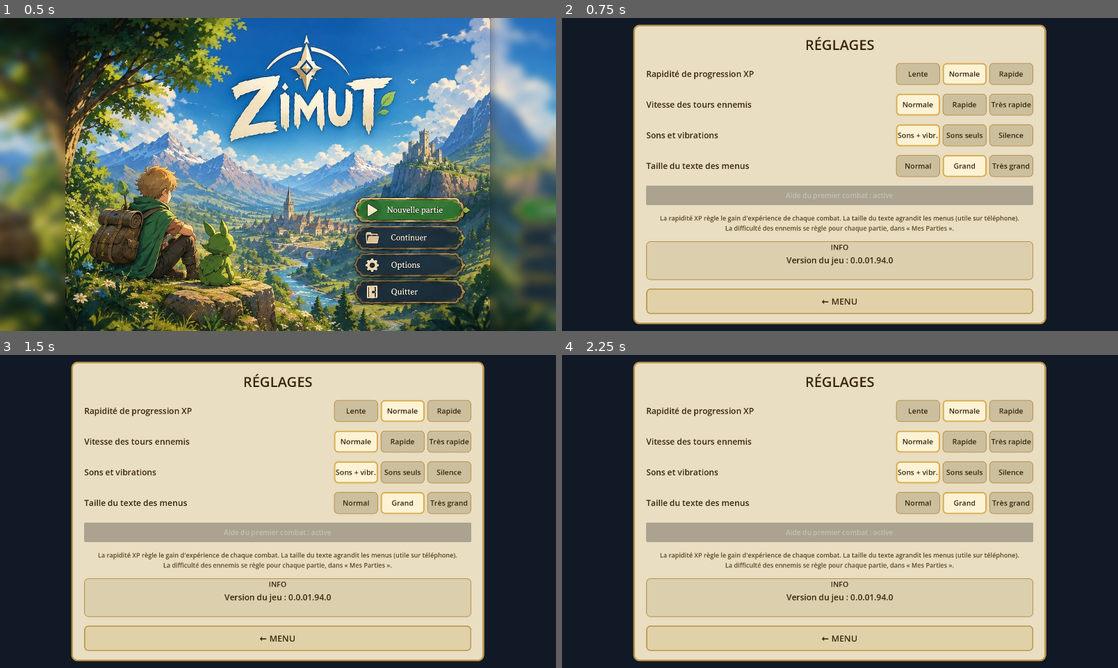
Above: before the commit, frames 1-4 (two rows, left to right).
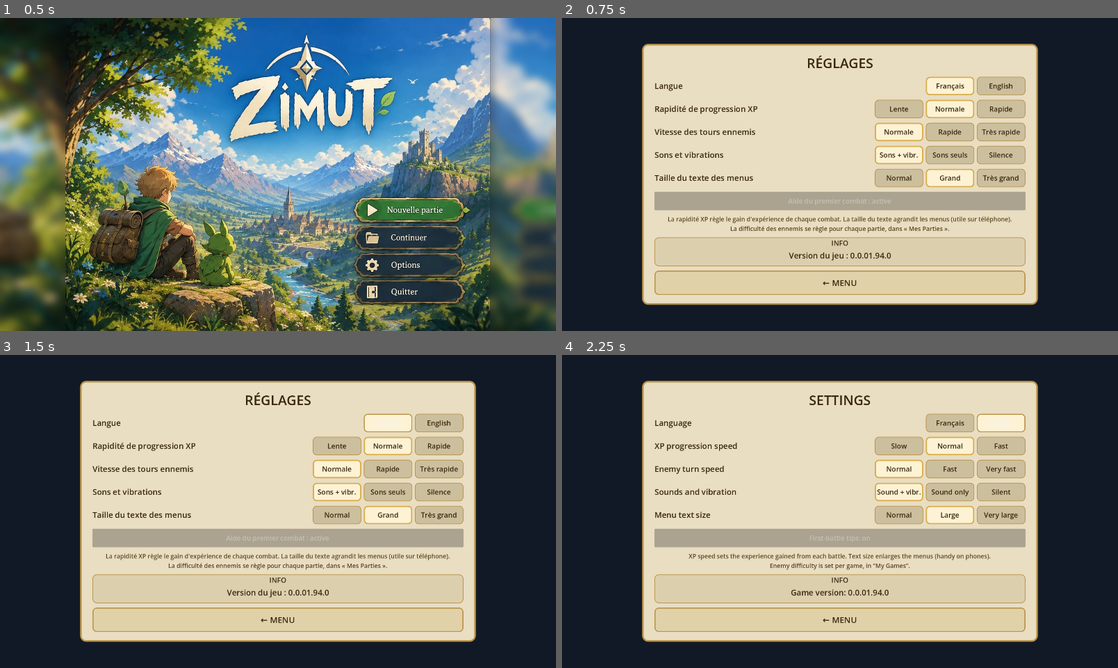
Above: after the commit, the same moments.

Repository: CharlieG42/Zimut
Game: Godot game, scene res://scenes/MainMenu.tscn
The game is run twice, just before and just after one commit, with the same random seed, the same clock (stepped at 60 frames per second) and the same inputs.
Inputs (mouse positions are in pixels of both pictures, inside the frame that each line leads up to):
- Up to frame 1 (0.5 s): no input
- Up to frame 2 (0.75 s): click (973, 265) at 0.5 s
- Up to frame 3 (1.5 s): click (389, 423) at 1.25 s, where only the run after the commit has a clickable "Français"
- Up to frame 4 (2.25 s): click (1001, 423) at 2 s, where only the run after the commit has a clickable "English"

Frame 1 is identical in both runs. In frame 2, 31% of the frame differs, in the area x 12-88%, y 2-98%; in frame 3, 31%; in frame 4, 31%.

Commit message:
Langue : choix Français / English dans les Réglages (table data/i18n/en.txt, traduction automatique des textes)
Co-Authored-By: Claude Opus 5.5 <noreply@anthropic.com>
Claude-Session: https://claude.ai/code/session_01TAibbYEMujBagH9941oXR3

Diff:
--- a/prototype/zimut/project.godot
+++ b/prototype/zimut/project.godot
@@ -25,6 +25,7 @@
 Music="*res://scripts/Music.gd"
 ProgressionManager="*res://scripts/ProgressionManager.gd"
 GameSettings="*res://scripts/GameSettings.gd"
+Loc="*res://scripts/Loc.gd"
 
 [display]
 
@@ -59,3 +60,7 @@
 2d/renderer/2d/texture_filter_mode="nearest"
 
 textures/vram_compression/import_etc2_astc=true
+
+[internationalization]
+
+locale/fallback="fr"
--- a/prototype/zimut/scripts/Cell.gd
+++ b/prototype/zimut/scripts/Cell.gd
@@ -196,7 +196,7 @@
 		_outline(_diamond(0.98), Color(1, 1, 1, 0.95), 2.5)
 		if path_cost > 0:
 			var font: Font = ThemeDB.fallback_font
-			draw_string_outline(font, Vector2(-30, 8), "%d PM" % path_cost, HORIZONTAL_ALIGNMENT_CENTER, 60, 20, 6, Color(0, 0, 0, 0.9))
-			draw_string(font, Vector2(-30, 8), "%d PM" % path_cost, HORIZONTAL_ALIGNMENT_CENTER, 60, 20, Color(1, 1, 0.8))
+			draw_string_outline(font, Vector2(-30, 8), Loc.t("%d PM" % path_cost), HORIZONTAL_ALIGNMENT_CENTER, 60, 20, 6, Color(0, 0, 0, 0.9))
+			draw_string(font, Vector2(-30, 8), Loc.t("%d PM" % path_cost), HORIZONTAL_ALIGNMENT_CENTER, 60, 20, Color(1, 1, 0.8))
 	if flash > 0.0:
 		draw_colored_polygon(_diamond(1.0), Color(1, 0.95, 0.7, flash * 0.6))
--- a/prototype/zimut/scripts/GameSettings.gd
+++ b/prototype/zimut/scripts/GameSettings.gd
@@ -31,6 +31,8 @@
 var difficulty: int = 1
 var combat_speed: int = 0
 ## Sons d'effets / vibrations (V18)
+## Langue : "fr" ou "en" (voir Loc.gd)
+var language: String = "fr"
 var sfx_on: bool = true
 var haptics_on: bool = true
 var xp_speed: int = 1
@@ -57,6 +59,7 @@
 	tutorial_done = bool(parsed.get("tutorial_done", tutorial_done))
 	combat_speed = clampi(int(parsed.get("combat_speed", combat_speed)), 0, COMBAT_SPEEDS.size() - 1)
 	sfx_on = bool(parsed.get("sfx_on", sfx_on))
+	language = String(parsed.get("language", language))
 	haptics_on = bool(parsed.get("haptics_on", haptics_on))
 	_apply_sfx()
 
@@ -65,7 +68,7 @@
 	if f == null:
 		push_error("Impossible d'écrire les réglages")
 		return
-	f.store_string(JSON.stringify({"difficulty": difficulty, "xp_speed": xp_speed, "text_size": text_size, "tutorial_done": tutorial_done, "combat_speed": combat_speed, "sfx_on": sfx_on, "haptics_on": haptics_on}, "\t"))
+	f.store_string(JSON.stringify({"difficulty": difficulty, "xp_speed": xp_speed, "text_size": text_size, "tutorial_done": tutorial_done, "combat_speed": combat_speed, "sfx_on": sfx_on, "haptics_on": haptics_on, "language": language}, "\t"))
 	f.close()
 
 func set_difficulty(idx: int) -> void:
@@ -81,6 +84,14 @@
 func set_text_size(idx: int) -> void:
 	text_size = clampi(idx, 0, TEXT_SIZES.size() - 1)
 	save_settings()
+	settings_changed.emit()
+
+func set_language(lang: String) -> void:
+	language = lang
+	save_settings()
+	var loc: Node = get_node_or_null("/root/Loc")
+	if loc != null:
+		loc.call("apply")
 	settings_changed.emit()
 
 func set_sfx(on: bool) -> void:
--- /dev/null
+++ b/prototype/zimut/scripts/Loc.gd
@@ -0,0 +1,209 @@
+extends Node
+## Loc.gd — Langue du jeu (V18) : français (texte d'origine) ou anglais.
+##
+## Les textes du jeu sont écrits en français directement dans le code. Pour l'anglais,
+## on enregistre auprès de TranslationServer une traduction « à la volée » (LocTranslation) :
+## les Label / Button traduisent automatiquement leur texte (auto-translate de Godot),
+## et chaque texte affiché est cherché dans data/i18n/en.txt :
+##   1. correspondance exacte ;
+##   2. modèle avec paramètres (« Niveau %d » reconnaît « Niveau 12 ») ;
+##   3. à défaut, ligne par ligne puis segment par segment (« · »).
+## Les noms propres non traduits restent en français.
+
+const LANGS: Array[String] = ["fr", "en"]
+const LANG_NAMES: Array[String] = ["Français", "English"]
+
+var _tr: LocTranslation
+
+
+func _ready() -> void:
+	_tr = LocTranslation.new()
+	_tr.locale = "en"
+	_tr.load_table("res://data/i18n/en.txt")
+	TranslationServer.add_translation(_tr)
+	apply()
+
+
+## Applique la langue choisie dans les Réglages.
+func apply() -> void:
+	var gs: Node = get_node_or_null("/root/GameSettings")
+	var lang: String = String(gs.get("language")) if gs != null else "fr"
+	TranslationServer.set_locale(lang if LANGS.has(lang) else "fr")
+
+
+## Traduction explicite (pour le texte dessiné à la main, hors Label/Button).
+func t(text: String) -> String:
+	if TranslationServer.get_locale().begins_with("fr"):
+		return text
+	return String(_tr._get_message(StringName(text), StringName()))
+
+
+class LocTranslation extends Translation:
+	var exact: Dictionary = {}          # texte FR (sans espaces de bord) -> EN
+	var patterns: Array = []            # [prefix, RegEx, template EN, nb de paramètres]
+	var _cache: Dictionary = {}
+
+	func load_table(path: String) -> void:
+		var f := FileAccess.open(path, FileAccess.READ)
+		if f == null:
+			return
+		while not f.eof_reached():
+			var line: String = f.get_line()
+			if line.strip_edges() == "" or line.begins_with("#"):
+				continue
+			var parts: PackedStringArray = line.split("\t")
+			if parts.size() < 2:
+				continue
+			var fr: String = parts[0].replace("\\n", "\n").strip_edges()
+			var en: String = parts[1].replace("\\n", "\n").strip_edges()
+			if fr == "" or en == "":
+				continue
+			if _has_placeholder(fr):
+				_add_pattern(fr, en)
+			else:
+				exact[fr] = en
+		f.close()
+		# les modèles les plus longs d'abord (plus spécifiques)
+		patterns.sort_custom(func(a: Array, b: Array) -> bool: return String(a[4]).length() > String(b[4]).length())
+
+	static func _has_placeholder(s: String) -> bool:
+		var rx := RegEx.new()
+		rx.compile("%[-+]?[0-9.]*[dsf]")
+		return rx.search(s) != null
+
+	func _add_pattern(fr: String, en: String) -> void:
+		var rx_src: String = "^"
+		var i: int = 0
+		var n: int = 0
+		var prefix: String = ""
+		var seen_ph: bool = false
+		var spec := RegEx.new()
+		spec.compile("^%([-+]?)([0-9.]*)([dsf])")
+		while i < fr.length():
+			var ch: String = fr[i]
+			if ch == "%":
+				if i + 1 < fr.length() and fr[i + 1] == "%":
+					rx_src += "%"
+					if not seen_ph:
+						prefix += "%"
+					i += 2
+					continue
+				var m: RegExMatch = spec.search(fr.substr(i))
+				if m != null:
+					match m.get_string(3):
+						"d":
+							rx_src += "([-+]?\\d+)"
+						"f":
+							rx_src += "([-+]?[\\d.,]+)"
+						_:
+							rx_src += "(.*?)"
+					n += 1
+					seen_ph = true
+					i += m.get_string(0).length()
+					continue
+			rx_src += _esc(ch)
+			if not seen_ph:
+				prefix += ch
+			i += 1
+		rx_src += "$"
+		var rx := RegEx.new()
+		if rx.compile(rx_src) != OK:
+			return
+		patterns.append([prefix, rx, en, n, fr])
+
+	static func _esc(c: String) -> String:
+		return "\\" + c if "\\^$.|?*+()[]{}".contains(c) else c
+
+	func _get_message(src_message: StringName, _context: StringName) -> StringName:
+		var src: String = String(src_message)
+		if src == "":
+			return src_message
+		if _cache.has(src):
+			return _cache[src]
+		var out: String = _translate(src, 0)
+		if _cache.size() > 4000:
+			_cache.clear()
+		_cache[src] = out
+		return StringName(out)
+
+	func _translate(src: String, depth: int) -> String:
+		var core: String = src.strip_edges()
+		if core == "":
+			return src
+		var lead: String = src.substr(0, src.find(core))
+		var trail: String = src.substr(src.find(core) + core.length())
+		var res: String = _translate_core(core, depth)
+		return lead + res + trail
+
+	func _translate_core(core: String, depth: int) -> String:
+		if exact.has(core):
+			return exact[core]
+		for p: Array in patterns:
+			if String(p[0]) != "" and not core.begins_with(String(p[0])):
+				continue
+			var m: RegExMatch = (p[1] as RegEx).search(core)
+			if m == null:
+				continue
+			return _fill(String(p[2]), m, depth)
+		if depth < 3:
+			# symbole décoratif en tête (« ★ Mage », « ✦ Magie ») : on traduit la suite
+			var sym := RegEx.new()
+			sym.compile("^([^\\p{L}\\p{N}«(]+)(\\p{L}.*)$")
+			var sm: RegExMatch = sym.search(core)
+			if sm != null:
+				var rest: String = _translate(sm.get_string(2), depth + 1)
+				if rest != sm.get_string(2):
+					return sm.get_string(1) + rest
+			# nombre en fin (« Magie 12 », « Bois +5 ») : on traduit le début
+			var num := RegEx.new()
+			num.compile("^(.*\\D)\\s+([-+×x]?[\\d.,/ ]+%?)$")
+			var nm: RegExMatch = num.search(core)
+			if nm != null:
+				var head: String = _translate(nm.get_string(1), depth + 1)
+				if head != nm.get_string(1):
+					return head + " " + nm.get_string(2)
+			# nombre en tête (« 15 Cuir », « +2 Fer R2 ») : on traduit la suite
+			var lead_n := RegEx.new()
+			lead_n.compile("^([-+×x]?[\\d.,]+%?)\\s+(\\D.*)$")
+			var lm: RegExMatch = lead_n.search(core)
+			if lm != null:
+				var tail_t: String = _translate(lm.get_string(2), depth + 1)
+				if tail_t != lm.get_string(2):
+					return lm.get_string(1) + " " + tail_t
+			for sep: String in ["\n", "  ·  ", " · ", " — ", " : "]:
+				if core.contains(sep):
+					var bits: PackedStringArray = core.split(sep)
+					var outb: PackedStringArray = []
+					var changed: bool = false
+					for b: String in bits:
+						var tb: String = _translate(b, depth + 1)
+						changed = changed or tb != b
+						outb.append(tb)
+					if changed:
+						return sep.join(outb)
+		return core
+
+	func _fill(tpl: String, m: RegExMatch, depth: int) -> String:
+		var out: String = ""
+		var k: int = 1
+		var i: int = 0
+		var spec := RegEx.new()
+		spec.compile("^%([-+]?)([0-9.]*)([dsf])")
+		while i < tpl.length():
+			if tpl[i] == "%":
+				if i + 1 < tpl.length() and tpl[i + 1] == "%":
+					out += "%"
+					i += 2
+					continue
+				var sm: RegExMatch = spec.search(tpl.substr(i))
+				if sm != null:
+					var val: String = m.get_string(k) if k <= m.get_group_count() else ""
+					if sm.get_string(3) == "s" and depth < 3:
+						val = _translate(val, depth + 1)
+					out += val
+					k += 1
+					i += sm.get_string(0).length()
+					continue
+			out += tpl[i]
+			i += 1
+		return out
--- a/prototype/zimut/scripts/SettingsUI.gd
+++ b/prototype/zimut/scripts/SettingsUI.gd
@@ -10,7 +10,7 @@
 func _ready() -> void:
 	var root := Control.new()
 	add_child(root)
-	UiFit.apply(root, 1.0, Vector2(1300, 820))
+	UiFit.apply(root, 1.0, Vector2(1300, 980))
 
 	var bg := ColorRect.new()
 	bg.color = Color(0.06, 0.09, 0.14, 0.95)
@@ -22,7 +22,7 @@
 	root.add_child(center)
 
 	var panel := PanelContainer.new()
-	panel.custom_minimum_size = Vector2(1240, 800)
+	panel.custom_minimum_size = Vector2(1240, 0)
 	panel.add_theme_stylebox_override("panel", _flat(COL_PANEL, COL_BORDER, 18, 5))
 	center.add_child(panel)
 
@@ -31,7 +31,7 @@
 		pad.add_theme_constant_override("margin_" + side, 34 if side in ["left", "right"] else 26)
 	panel.add_child(pad)
 	var box := VBoxContainer.new()
-	box.add_theme_constant_override("separation", 26)
+	box.add_theme_constant_override("separation", 14)
 	pad.add_child(box)
 
 	var title := Label.new()
@@ -40,6 +40,9 @@
 	title.add_theme_color_override("font_color", COL_TXT)
 	title.horizontal_alignment = HORIZONTAL_ALIGNMENT_CENTER
 	box.add_child(title)
+
+	box.add_child(_setting_row("Langue", Loc.LANG_NAMES,
+		maxi(0, Loc.LANGS.find(GameSettings.language)), func(idx: int) -> void: GameSettings.set_language(Loc.LANGS[idx])))
 
 	box.add_child(_setting_row("Rapidité de progression XP", GameSettings.XP_SPEEDS,
 		GameSettings.xp_speed, func(idx: int) -> void: GameSettings.set_xp_speed(idx)))
@@ -80,7 +83,7 @@
 
 	# Informations de build : le numéro final correspond au numéro de PR.
 	var info_panel := PanelContainer.new()
-	info_panel.custom_minimum_size = Vector2(0, 116)
+	info_panel.custom_minimum_size = Vector2(0, 90)
 	info_panel.add_theme_stylebox_override("panel", _flat(Color(0.86, 0.81, 0.68, 0.96), COL_BORDER, 12, 2))
 	box.add_child(info_panel)
 
@@ -134,7 +137,7 @@
 	for i: int in range(options.size()):
 		var opt := Button.new()
 		opt.text = options[i]
-		opt.custom_minimum_size = Vector2(option_width + 12.0, 66)
+		opt.custom_minimum_size = Vector2(option_width + 32.0, 58)
 		opt.add_theme_font_size_override("font_size", 21 if options.size() >= 4 else 22)
 		opt.focus_mode = Control.FOCUS_NONE
 		_refresh_opt(opt, i == current)
--- a/prototype/zimut/scripts/UIManager.gd
+++ b/prototype/zimut/scripts/UIManager.gd
@@ -215,7 +215,7 @@
 		else:
 			_draw_medallion(mc, ecol, kind)
 		# Nom (jusqu'à 2 lignes)
-		var nm: String = String(spell.get("name", "Sort"))
+		var nm: String = Loc.t(String(spell.get("name", "Sort")))
 		var lines: PackedStringArray = _wrap(nm, 13)
 		var fs: int = 15 if nm.length() <= 18 else 13
 		var ny: float = 48.0 if lines.size() == 1 else 40.0
@@ -255,7 +255,7 @@
 		# Portée (bas droite) : pastille dorée + légende
 		var rng: int = int(spell.get("range", 1))
 		var rtxt: String = str(rng) if rng < 99 else "∞"
-		var cap: String = "Portée"
+		var cap: String = Loc.t("Portée")
 		if String(p["target"]) == "self":
 			rtxt = "0"
 			cap = "Sur soi"
@@ -682,7 +682,7 @@
 			draw_rect(Rect2(hb.position, Vector2(hb.size.x * ratio, hb.size.y)), Color(0.35, 0.9, 0.4) if e2["team"] == "player" else Color(0.95, 0.3, 0.25))
 			if big:
 				# Nom entier : police réduite si besoin (« Archer Sylvestre » n'est plus coupé)
-				var nm_t: String = String(e2["classe"])
+				var nm_t: String = Loc.t(String(e2["classe"]))
 				var room: float = w + 34.0
 				var nfs: int = 18
 				while nfs > 12 and font.get_string_size(nm_t, HORIZONTAL_ALIGNMENT_LEFT, -1, nfs).x > room:
@@ -770,11 +770,11 @@
 		draw_string(font, bc + Vector2(-15, 6), str(lvl), HORIZONTAL_ALIGNMENT_CENTER, 30.0, 17, Color(0.25, 0.14, 0.02))
 		# Nom et classe
 		var full: String = String(e["name"])
-		var short: String = full.split(" Lv")[0]
-		var sub: String = "Familier" if e.get("entity_type", "") == "Summon" else String(e.get("classe", ""))
+		var short: String = Loc.t(full.split(" Lv")[0])
+		var sub: String = Loc.t("Familier" if e.get("entity_type", "") == "Summon" else String(e.get("classe", "")))
 		draw_string_outline(font, Vector2(128, 36), short, HORIZONTAL_ALIGNMENT_LEFT, size.x - 140.0, 24, 5, Color(0, 0, 0, 0.92))
 		draw_string(font, Vector2(128, 36), short, HORIZONTAL_ALIGNMENT_LEFT, size.x - 140.0, 24, Color(1, 0.95, 0.8))
-		draw_string(font, Vector2(128, 56), "%s · niveau %d" % [sub, lvl], HORIZONTAL_ALIGNMENT_LEFT, size.x - 140.0, 14, Color(0.7, 0.78, 0.92))
+		draw_string(font, Vector2(128, 56), Loc.t("%s · niveau %d" % [sub, lvl]), HORIZONTAL_ALIGNMENT_LEFT, size.x - 140.0, 14, Color(0.7, 0.78, 0.92))
 		# Barre de PV
 		var hb := Rect2(128, 66, size.x - 144.0, 26)
 		var hpf: StyleBoxFlat = StyleBoxFlat.new()
@@ -816,7 +816,7 @@
 			if shown >= 5:
 				break
 			var info: Dictionary = Combat.status_info(String(st["id"]))
-			var label: String = "%s %d" % [String(info["label"]), int(st["turns"])]
+			var label: String = "%s %d" % [Loc.t(String(info["label"])), int(st["turns"])]
 			var cw: float = font.get_string_size(label, HORIZONTAL_ALIGNMENT_LEFT, -1, 12).x + 14.0
 			var ccol: Color = info["color"]
 			var chip := StyleBoxFlat.new()
@@ -830,20 +830,20 @@
 			shown += 1
 		# Gemmes PA / PM + bandeau de tour
 		_gem(Vector2(150, 142), 21.0, Color(0.05, 0.25, 0.65), Color(0.2, 0.62, 1.0), "%d" % int(e["current_pa"]))
-		draw_string_outline(font, Vector2(176, 138), "PA", HORIZONTAL_ALIGNMENT_LEFT, 30.0, 14, 4, Color(0, 0, 0, 0.9))
-		draw_string(font, Vector2(176, 138), "PA", HORIZONTAL_ALIGNMENT_LEFT, 30.0, 14, Color(0.6, 0.8, 1.0))
+		draw_string_outline(font, Vector2(176, 138), Loc.t("PA"), HORIZONTAL_ALIGNMENT_LEFT, 30.0, 14, 4, Color(0, 0, 0, 0.9))
+		draw_string(font, Vector2(176, 138), Loc.t("PA"), HORIZONTAL_ALIGNMENT_LEFT, 30.0, 14, Color(0.6, 0.8, 1.0))
 		_gem(Vector2(236, 142), 21.0, Color(0.05, 0.4, 0.15), Color(0.25, 0.8, 0.35), "%d" % int(e["current_pm"]))
-		draw_string_outline(font, Vector2(262, 138), "PM", HORIZONTAL_ALIGNMENT_LEFT, 30.0, 14, 4, Color(0, 0, 0, 0.9))
-		draw_string(font, Vector2(262, 138), "PM", HORIZONTAL_ALIGNMENT_LEFT, 30.0, 14, Color(0.6, 1.0, 0.7))
+		draw_string_outline(font, Vector2(262, 138), Loc.t("PM"), HORIZONTAL_ALIGNMENT_LEFT, 30.0, 14, 4, Color(0, 0, 0, 0.9))
+		draw_string(font, Vector2(262, 138), Loc.t("PM"), HORIZONTAL_ALIGNMENT_LEFT, 30.0, 14, Color(0.6, 1.0, 0.7))
 		var mine: bool = gm.current_turn == 0
-		var rest: String = "À vous" if mine else ("Auto…" if gm.auto_mode else "Adverse")
+		var rest: String = Loc.t("À vous" if mine else ("Auto…" if gm.auto_mode else "Adverse"))
 		var turn_box := StyleBoxFlat.new()
 		turn_box.bg_color = Color(1, 0.8, 0.2, 0.16) if mine else Color(0.9, 0.3, 0.25, 0.16)
 		turn_box.border_color = Color(1, 0.85, 0.4) if mine else Color(1, 0.55, 0.5)
 		turn_box.set_border_width_all(1)
 		turn_box.set_corner_radius_all(12)
 		draw_style_box(turn_box, Rect2(size.x - 128, 126, 116, 32))
-		draw_string(font, Vector2(size.x - 128, 139), "TOUR %d" % int(gm.turn_count), HORIZONTAL_ALIGNMENT_CENTER, 116.0, 13, Color(0.85, 0.9, 1.0))
+		draw_string(font, Vector2(size.x - 128, 139), Loc.t("TOUR %d" % int(gm.turn_count)), HORIZONTAL_ALIGNMENT_CENTER, 116.0, 13, Color(0.85, 0.9, 1.0))
 		draw_string(font, Vector2(size.x - 128, 153), rest, HORIZONTAL_ALIGNMENT_CENTER, 116.0, 13, Color(1, 0.88, 0.45) if mine else Color(1, 0.6, 0.55))
 		# Aide : pour les effets, un nom de classe sur la ligne du bas si l'entité n'a rien
 		draw_set_transform(Vector2.ZERO, 0.0, Vector2.ONE)
--- /dev/null
+++ b/prototype/zimut/tests/shot_lang.gd
@@ -0,0 +1,36 @@
+extends SceneTree
+## Captures en anglais : xvfb-run ... -s tests/shot_lang.gd -- <dossier>
+func _init() -> void:
+	_boot.call_deferred()
+func _boot() -> void:
+	var out: String = OS.get_cmdline_user_args()[0] if OS.get_cmdline_user_args().size() > 0 else "/tmp/lang"
+	DirAccess.make_dir_recursive_absolute(out)
+	var gs: Node = root.get_node("GameSettings")
+	gs.language = "en"
+	root.get_node("Loc").apply()
+	var pm: Node = root.get_node("ProgressionManager")
+	var data: Dictionary = pm.new_game(4, "English")
+	pm.rebuild_team(data, ["Tank", "Mage", "Heal"])
+	pm.write_save(4, data)
+	root.get_node("GameManager").active_save = data
+	root.get_node("GameManager").active_slot = 4
+	for sc in ["MainMenu", "SaveSlots", "Settings", "TeamSelection"]:
+		var n: Node = (load("res://scenes/%s.tscn" % sc) as PackedScene).instantiate()
+		root.add_child(n)
+		await create_timer(0.8).timeout
+		root.get_viewport().get_texture().get_image().save_png("%s/%s.png" % [out, sc])
+		n.queue_free()
+		await create_timer(0.2).timeout
+	for ui_name in ["CharacterSheetUI", "ForgeUI"]:
+		var ui: CanvasLayer = (load("res://scripts/%s.gd" % ui_name) as GDScript).new()
+		root.add_child(ui)
+		if ui_name == "ForgeUI":
+			ui.open(data, 4, 0)
+		else:
+			ui.open(data, 4, "Mage")
+		await create_timer(0.8).timeout
+		root.get_viewport().get_texture().get_image().save_png("%s/%s.png" % [out, ui_name])
+		ui.queue_free()
+	gs.language = "fr"
+	pm.delete_save(4)
+	quit(0)
--- /dev/null
+++ b/prototype/zimut/tests/test_loc.gd
@@ -0,0 +1,27 @@
+extends SceneTree
+## Traduction anglaise (V18).
+var fails := 0
+func ck(c: bool, m: String) -> void:
+	print(("  ok  " if c else "  ÉCHEC  ") + m)
+	if not c: fails += 1
+func _init() -> void:
+	_run.call_deferred()
+func _run() -> void:
+	var loc: Node = root.get_node("Loc")
+	var gs: Node = root.get_node("GameSettings")
+	gs.language = "en"
+	loc.apply()
+	ck(tr("Nouvelle partie") == "New game", "exact : %s" % tr("Nouvelle partie"))
+	ck(tr("Niveau %d" % 12) == "Level 12", "modèle : %s" % tr("Niveau 12"))
+	ck(tr("Loup forestier Lv3") == "Forest Wolf Lv3", "modèle + nom : %s" % tr("Loup forestier Lv3"))
+	ck(tr("60 dégâts magiques") == "60 magic damage", "effet : %s" % tr("60 dégâts magiques"))
+	ck(tr("★ Mage") == "★ Mage" and tr("✦ Magie 4") == "✦ Magic 4", "symbole + nombre : %s / %s" % [tr("★ Heal"), tr("✦ Magie 4")])
+	ck(tr("Restaure 40 PV") == "Restores 40 HP", "soin : %s" % tr("Restaure 40 PV"))
+	ck(tr("Sylve-Cœur · Hameau") == "Heartwood · Hamlet", "segments : %s" % tr("Sylve-Cœur · Hameau"))
+	ck(loc.t("PA") == "AP", "Loc.t")
+	gs.language = "fr"
+	loc.apply()
+	ck(tr("Nouvelle partie") == "Nouvelle partie", "retour au français")
+	ck(loc.t("PA") == "PA", "Loc.t en français")
+	print("ÉCHECS : %d" % fails)
+	quit(1 if fails > 0 else 0)
Not shown, added: prototype/zimut/data/i18n/en.txt
Not shown, added: prototype/zimut/scripts/Loc.gd.uid
Not shown, added: prototype/zimut/tests/shot_lang.gd.uid
Not shown, added: prototype/zimut/tests/shot_trophies.gd.uid
Not shown, added: prototype/zimut/tests/test_objectives.gd.uid
